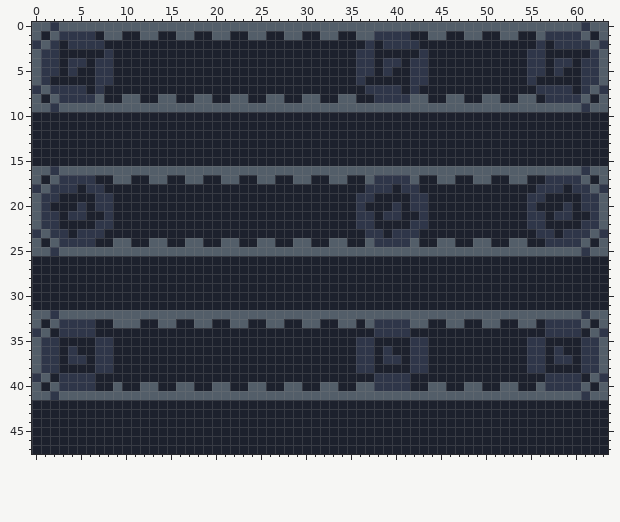
One commit to this pixel-art sprite: environment/platforms/conveyor_belt/textures/conveyor-belt.png. Above is the file before it was changed.
The file is 64x48 pixels.
After the commit:
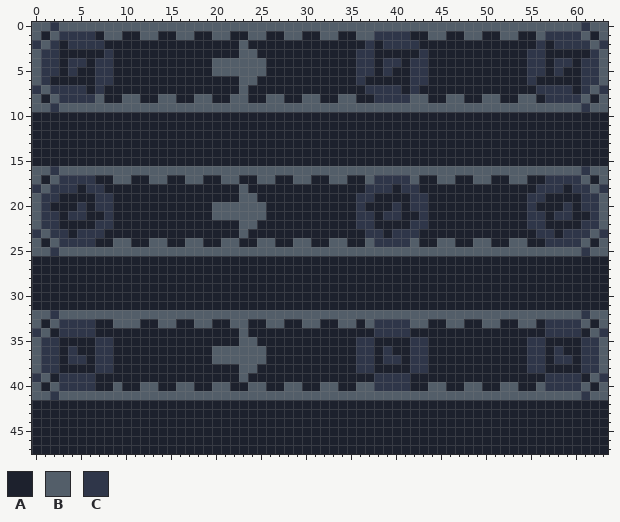
Palette (. is transparent): A #1d212d  B #535e69  C #2f3649
The commit says: Add arrows to conveyor belt sprite. This helps better convey the direction in which the conveyor belt moves.
What changed:
y 2: x 23 A -> B
y 3: x 23..24 AA -> BB
y 4..5: x 20..25 AAAAAA -> BBBBBB
y 6: x 23..24 AA -> BB
y 7: x 23 A -> B
y 18: x 23 A -> B
y 19: x 23..24 AA -> BB
y 20..21: x 20..25 AAAAAA -> BBBBBB
y 22: x 23..24 AA -> BB
y 23: x 23 A -> B
y 34: x 23 A -> B
y 35: x 23..24 AA -> BB
y 36..37: x 20..25 AAAAAA -> BBBBBB
y 38: x 23..24 AA -> BB
y 39: x 23 A -> B
Where, in picture pixels (left, top, right, bottom), the same in both pictures:
changed: (212, 40, 266, 94)
changed: (212, 184, 266, 238)
changed: (212, 328, 266, 382)
